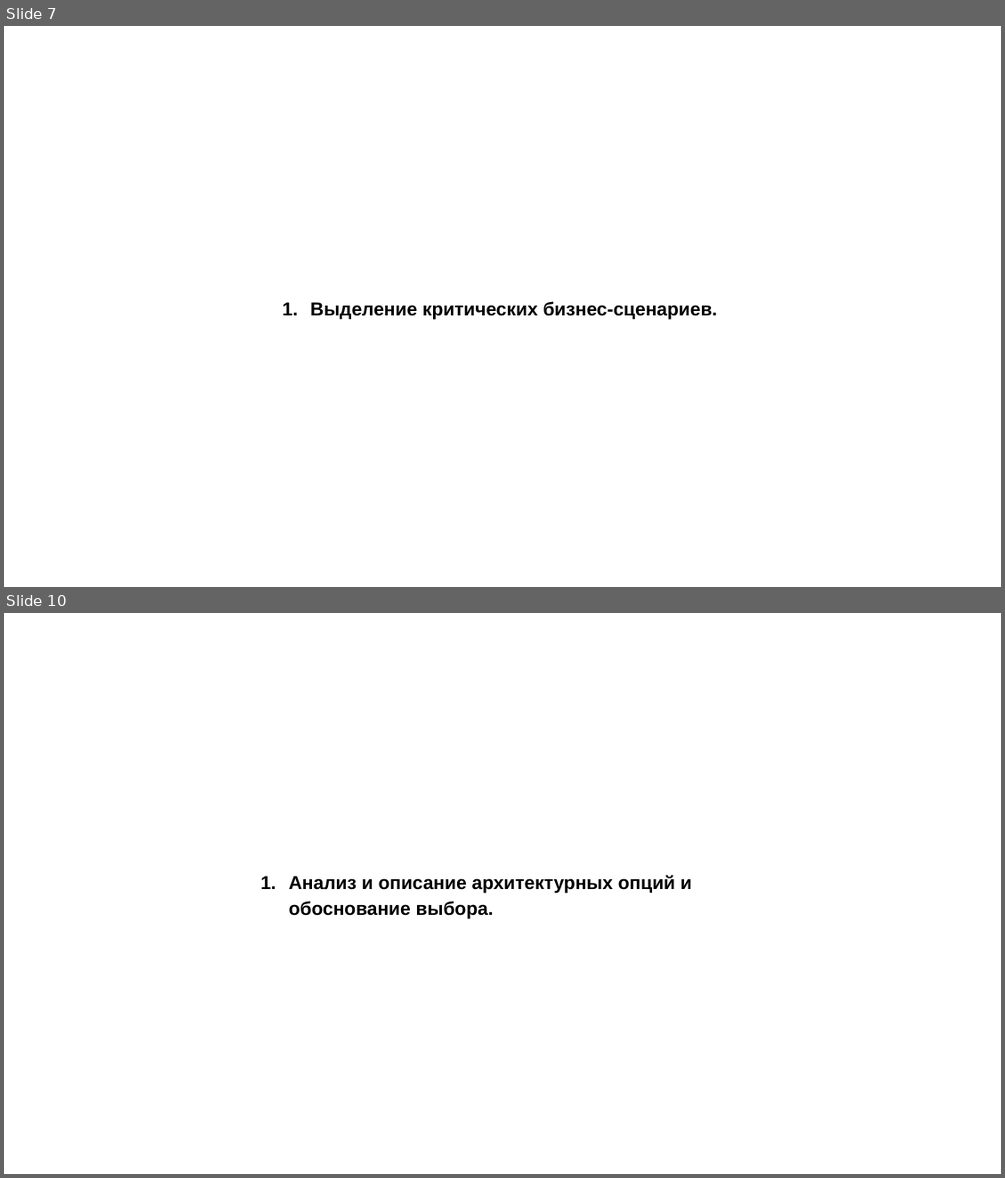
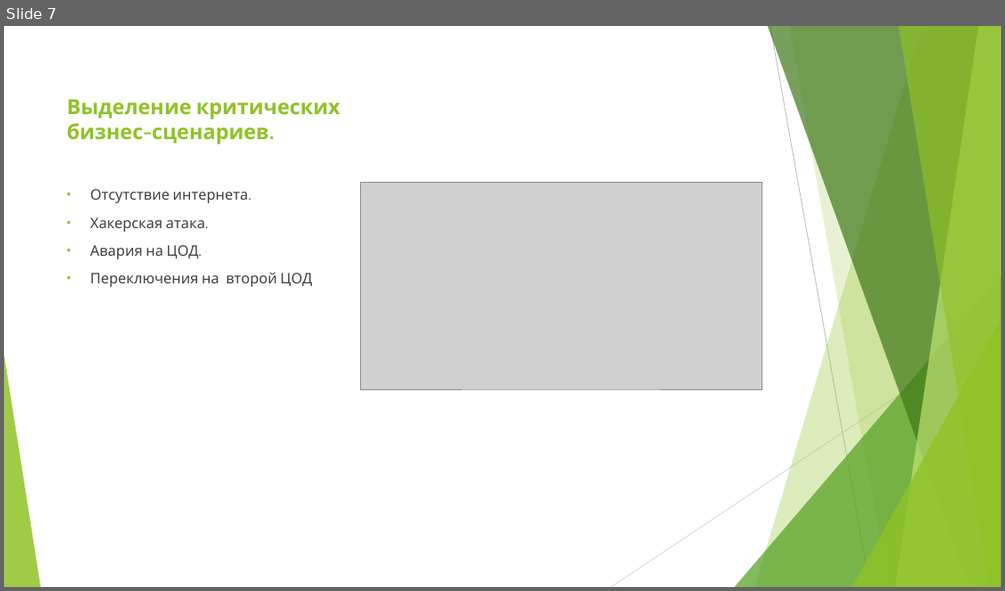
Before and after one commit to eafonasyev/diplom, a slide deck: diplom/diplom_prezentation.pptx. Shown one above the other, each under a label of ours: slides 7 and 10 before the commit, slide 7 after it; the slides between them are not shown. The pictures are 1005x1178 and 1005x591 pixels, drawn with LibreOffice and Linux fonts; fonts in the diff are those of the drawing; grey boxes stand for pictures. Boxes give left, top, right and bottom in pixels: in the first picture for what was removed or moved away, otherwise in the second. Text is boxed around its words. In the diff, an @@ line names an element or a change of style, - is before the commit and + after.

```diff
--- a/diplom/diplom_prezentation.pptx
+++ b/diplom/diplom_prezentation.pptx
@@ slide 10 removed at box(4, 613, 1001, 1174), background #FFFFFF @@
@@ text removed at box(289, 875, 692, 918) @@
-1. Анализ и описание архитектурных опций и обоснование выбора.
@@ slide 7 changed as well @@
@@ title "Выделение критических бизнес-сценариев.": place and size @@
-title "Выделение критических бизнес-сценариев." at box(310, 301, 718, 319)
+title "Выделение критических бизнес-сценариев." at box(67, 99, 340, 144)
@@ title "Выделение критических бизнес-сценариев." at box(67, 99, 340, 144): size 18 to 20 pt, font Arial to Cabin, text colour #000000 to #90C226; bullet 1. to none; line spacing 1.15 to 1; vertical alignment top to bottom @@
@@ picture added at box(361, 183, 762, 389) @@
@@ text added at box(90, 189, 312, 287), 14 pt, text #404040 @@
+• Отсутствие интернета.
+• Хакерская атака.
+• Авария на ЦОД.
+• Переключения на второй ЦОД
@@ group added at box(4, 26, 1001, 587): 5 freeform shapes, 3 triangles, 2 lines @@
```
Also in this commit, not shown: 2 other slides changed, 12 slides added, 13 other slides removed, 1 other file.
